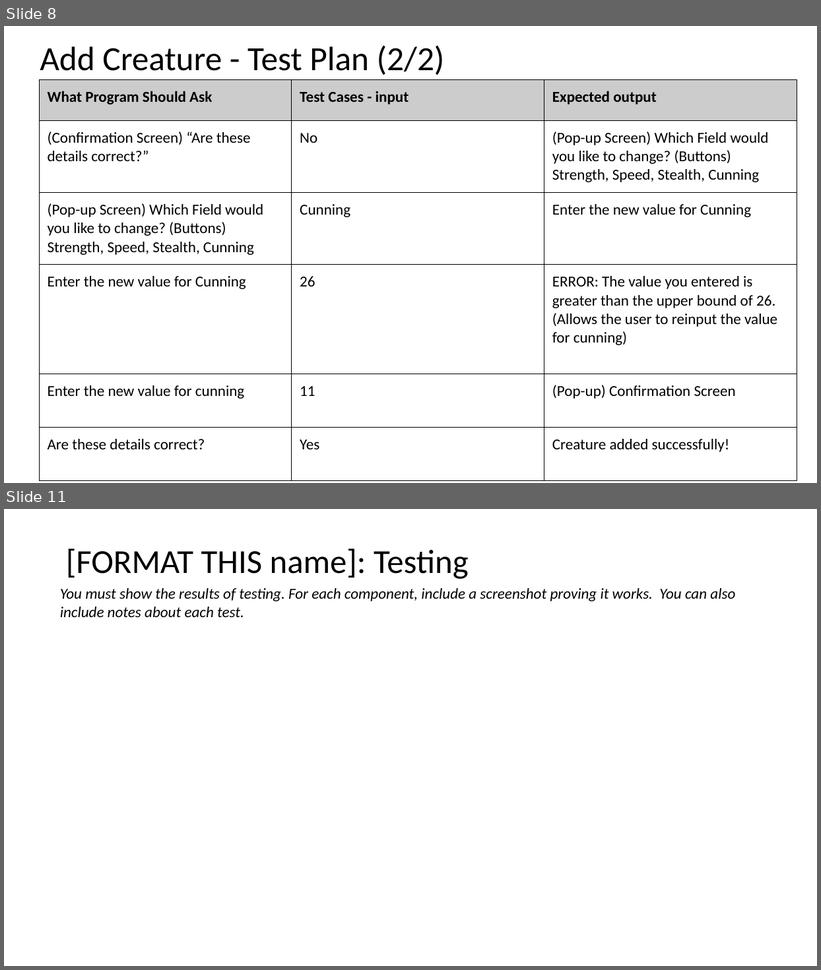
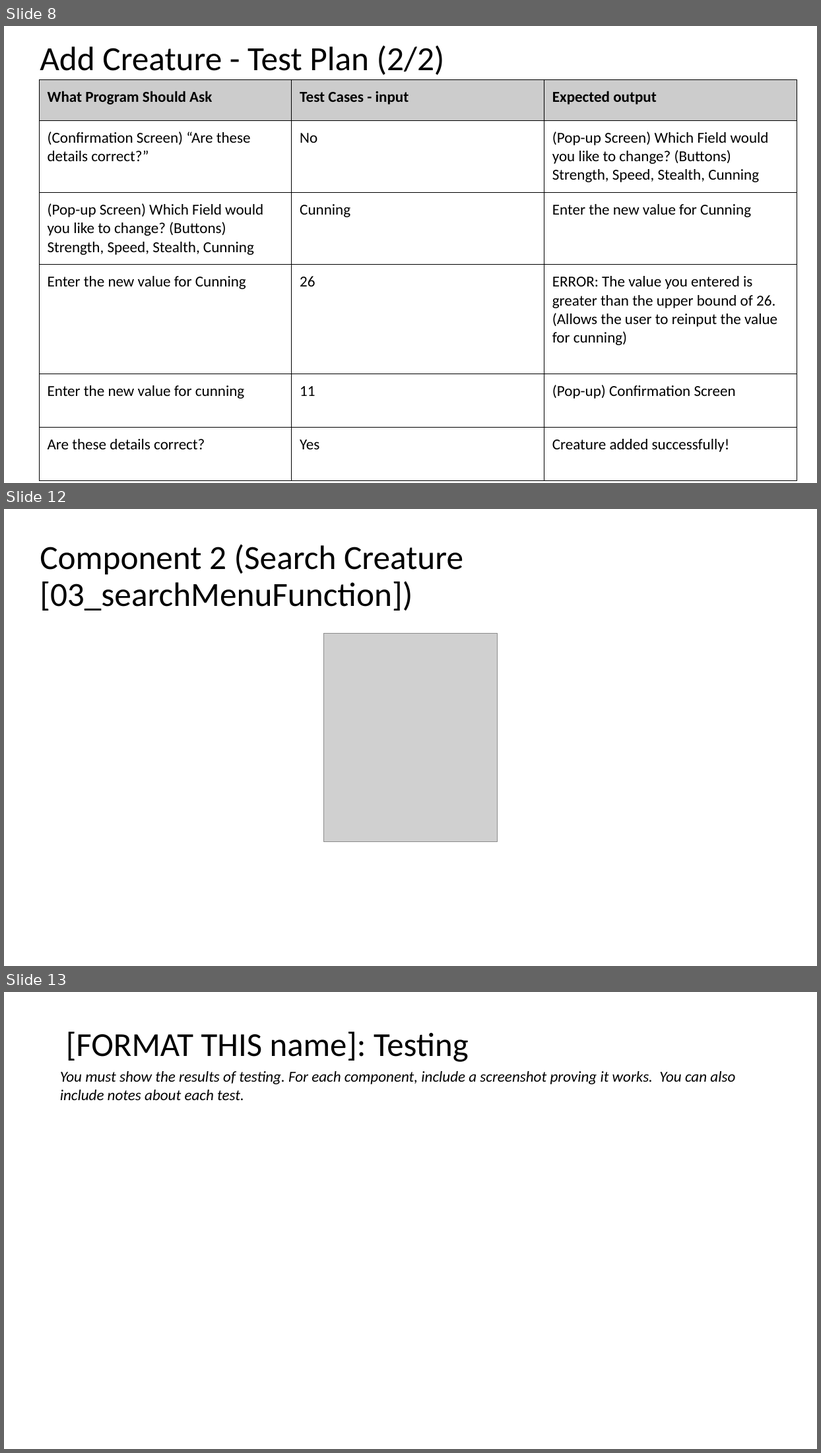
Before and after one commit to Jaxku/Assessment---Monster-Cards, a slide deck: 2.7 and 2.8 Documentation Template.pptx. Shown one above the other, each under a label of ours: slides 8 and 11 before the commit, slides 8, 12 and 13 after it; the slides between them are not shown. The pictures are 821x970 and 821x1453 pixels, drawn with LibreOffice and Linux fonts; fonts in the diff are those of the drawing; grey boxes stand for pictures; background and template pictures are left out. Boxes give left, top, right and bottom in pixels: in the first picture for what was removed or moved away, otherwise in the second. Text is boxed around its words. In the diff, an @@ line names an element or a change of style, - is before the commit and + after.

```diff
--- a/2.7 and 2.8 Documentation Template.pptx
+++ b/2.7 and 2.8 Documentation Template.pptx
@@ slide 12 added at (4,509,817,966), background #FFFFFF @@
@@ title added at (40,544,463,611), 40 pt, text #000000 @@
+Component 2 (Search Creature [03_searchMenuFunction])
@@ picture added at (323,634,498,843) @@
@@ what was slide 11 is now slide 13 @@
```
Also in this commit, not shown: 2 slides changed, 2 other slides added, 1 slide removed, 2 other files.
